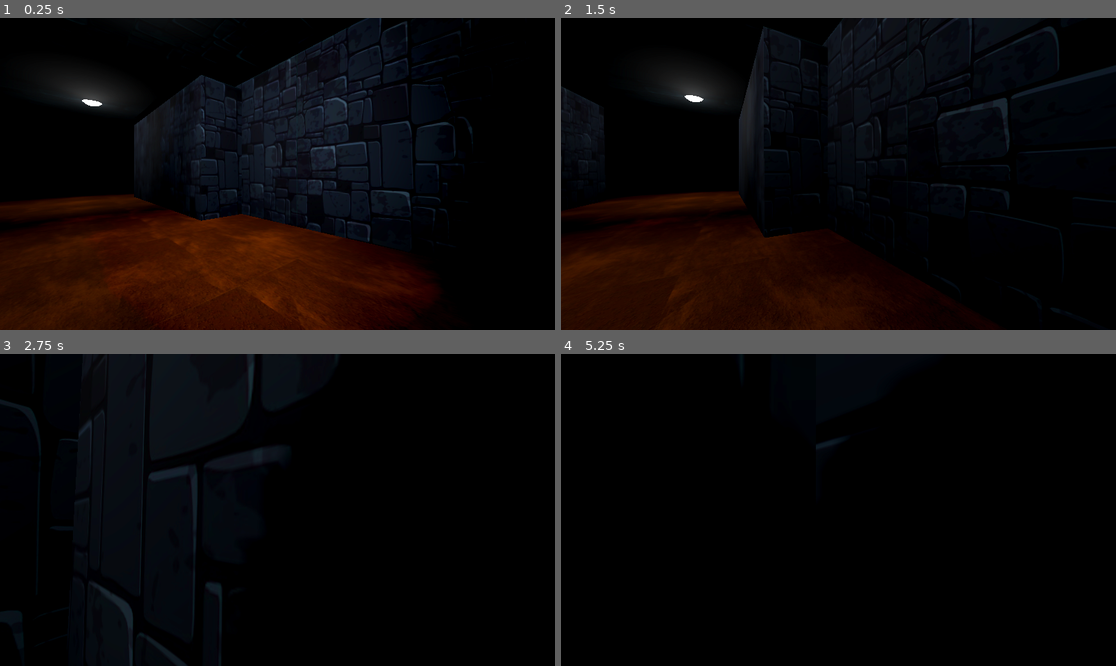
Above: before the commit, frames 1-4 (two rows, left to right).
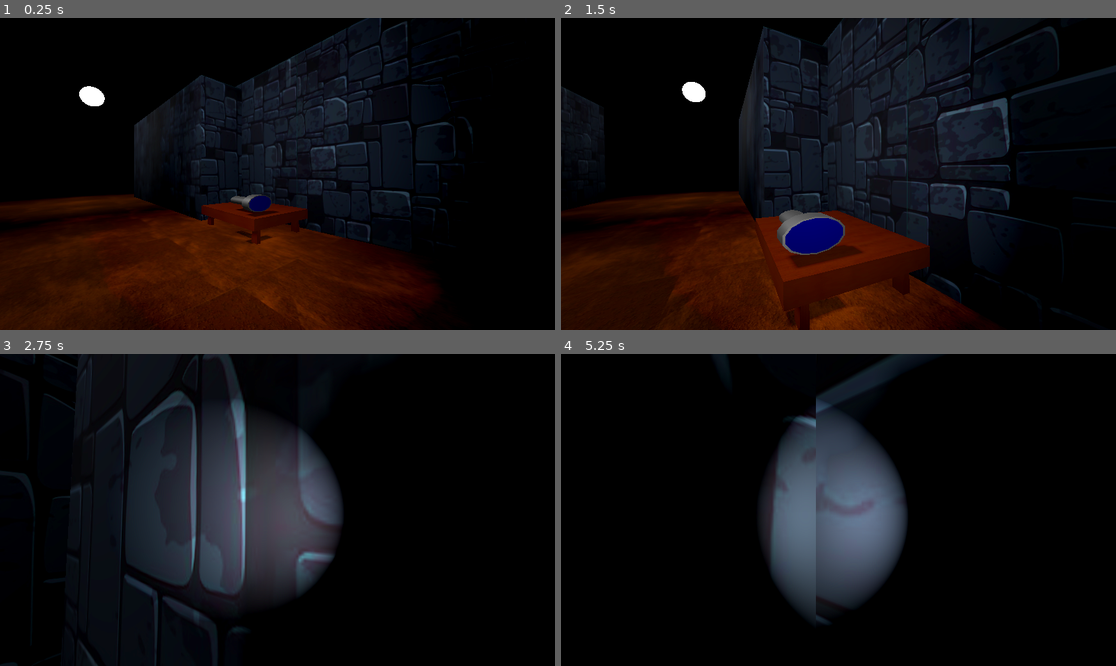
Above: after the commit, the same moments.

Repository: jawda/godot3d
Game: Godot game, scene res://Scenes/level.tscn
The game is run twice, just before and just after one commit, with the same random seed, the same clock (stepped at 60 frames per second) and the same inputs.
Inputs (mouse positions are in pixels of both pictures, inside the frame that each line leads up to):
- Up to frame 1 (0.25 s): no input
- Up to frame 2 (1.5 s): tap Enter (ui_accept) at 0.5, 0.77 s; move the mouse to (866, 174) at 0.52 s; hold W (forward) from 0.53 s (still down); tap F (flashlight) at 0.6 s; tap E (interact, bound only after the commit) at 0.8, 1.35 s; move the mouse to (810, 174) at 1.27 s
- Up to frame 3 (2.75 s): keep holding W (forward); tap Enter (ui_accept) at 1.52 s; tap F (flashlight) at 1.55, 2.1 s; move the mouse to (288, 503) at 2.02 s; tap E (interact, bound only after the commit) at 2.3 s
- Up to frame 4 (5.25 s): keep holding W (forward); move the mouse to (832, 516) at 2.77 s; tap Shift (sprint) at 2.85 s; tap Enter (ui_accept) at 3.02, 3.77, 4.25, 4.52 s; tap F (flashlight) at 3.05, 4.35 s; move the mouse to (877, 513) at 3.52 s; tap E (interact, bound only after the commit) at 3.6, 5.1 s; move the mouse to (794, 506) at 4.27 s; move the mouse to (844, 510) at 5.02 s

The runs differ from the first frame. In frame 1, 2.0% of the frame differs, in the area x 7-56%, y 0-73%; in frame 2, 23%, in the area x 16-83%, y 0-100%; in frame 3, 19%; in frame 4, 14%.

Commit message:
feat: added a flashlight and enabled pickup

Diff:
--- a/horror-game-tutorial/Levels/level_01.tscn
+++ b/horror-game-tutorial/Levels/level_01.tscn
@@ -1,9 +1,11 @@
-[gd_scene load_steps=7 format=3 uid="uid://4ccsn38ngfhh"]
+[gd_scene load_steps=9 format=3 uid="uid://4ccsn38ngfhh"]
 
 [ext_resource type="Material" uid="uid://laihs2r831jt" path="res://Materials/floor.tres" id="1_1cq4g"]
 [ext_resource type="Material" uid="uid://ctcs16nv5ejyl" path="res://Materials/wall.tres" id="2_ocwms"]
 [ext_resource type="Material" uid="uid://b6s06f5wa3mn4" path="res://Materials/ceiling.tres" id="3_pbphk"]
 [ext_resource type="PackedScene" uid="uid://fwcp460e0px6" path="res://Scenes/light.tscn" id="4_5royd"]
+[ext_resource type="PackedScene" uid="uid://cs06s25nyn763" path="res://Scenes/furniture/table.tscn" id="5_pbphk"]
+[ext_resource type="PackedScene" uid="uid://hfj6fq82jj5r" path="res://Scenes/items/flashlight.tscn" id="6_5royd"]
 
 [sub_resource type="BoxShape3D" id="BoxShape3D_51e2h"]
 
@@ -179,6 +181,7 @@
 
 [node name="ceiling" type="StaticBody3D" parent="."]
 transform = Transform3D(40, 0, 0, 0, 1, 0, 0, 0, 60, 0, 6.32216, 0)
+visible = false
 
 [node name="CollisionShape3D" type="CollisionShape3D" parent="ceiling"]
 shape = SubResource("BoxShape3D_51e2h")
@@ -192,3 +195,9 @@
 
 [node name="light2" parent="." instance=ExtResource("4_5royd")]
 transform = Transform3D(1, 0, 0, 0, 1, 0, 0, 0, 1, -2.09084, 6.1242, -11.7803)
+
+[node name="Table" parent="." instance=ExtResource("5_pbphk")]
+transform = Transform3D(0.0236645, 0, 0.99972, 0, 1, 0, -0.99972, 0, 0.0236645, -4.96707, 0.433718, -21.7445)
+
+[node name="Flashlight" parent="." instance=ExtResource("6_5royd")]
+transform = Transform3D(0.724274, 0, 0, 0, 0.396104, 0, 0, 0, 0.410828, -4.44779, 1.34662, -22.1561)
--- /dev/null
+++ b/horror-game-tutorial/Materials/flashlight.tres
@@ -0,0 +1,5 @@
+[gd_resource type="StandardMaterial3D" format=3 uid="uid://bd06no7iwjnbf"]
+
+[resource]
+metallic = 1.0
+roughness = 0.5
--- /dev/null
+++ b/horror-game-tutorial/Materials/flashlight_top.tres
@@ -0,0 +1,5 @@
+[gd_resource type="StandardMaterial3D" format=3 uid="uid://bl4n36ynb0fdh"]
+
+[resource]
+albedo_color = Color(0.0142732, 0.0725308, 0.365047, 1)
+roughness = 0.0
--- /dev/null
+++ b/horror-game-tutorial/Materials/table.tres
@@ -0,0 +1,7 @@
+[gd_resource type="StandardMaterial3D" load_steps=2 format=3 uid="uid://67cyqgdv333w"]
+
+[ext_resource type="Texture2D" uid="uid://oqqggjdld83c" path="res://Textures/wood.jpg" id="1_s4xht"]
+
+[resource]
+albedo_color = Color(0.332308, 0.226445, 0.132057, 1)
+albedo_texture = ExtResource("1_s4xht")
--- /dev/null
+++ b/horror-game-tutorial/Scenes/furniture/table.tscn
@@ -0,0 +1,44 @@
+[gd_scene load_steps=5 format=3 uid="uid://cs06s25nyn763"]
+
+[ext_resource type="Material" uid="uid://67cyqgdv333w" path="res://Materials/table.tres" id="1_ix8et"]
+
+[sub_resource type="BoxShape3D" id="BoxShape3D_qod8c"]
+size = Vector3(3.45844, 1, 1)
+
+[sub_resource type="BoxMesh" id="BoxMesh_ix8et"]
+
+[sub_resource type="CylinderMesh" id="CylinderMesh_4ppvu"]
+radial_segments = 16
+
+[node name="Table" type="Node3D"]
+
+[node name="StaticBody3D" type="StaticBody3D" parent="."]
+
+[node name="CollisionShape3D" type="CollisionShape3D" parent="StaticBody3D"]
+transform = Transform3D(1, 0, 0, 0, 1, 0, 0, 0, 1, -0.0330505, 0, 0)
+shape = SubResource("BoxShape3D_qod8c")
+
+[node name="table_top" type="MeshInstance3D" parent="."]
+transform = Transform3D(2.57768, 0, 0, 0, 0.251142, 0, 0, 0, 1.79463, 0, 0.530896, 0)
+material_override = ExtResource("1_ix8et")
+mesh = SubResource("BoxMesh_ix8et")
+
+[node name="table_leg" type="MeshInstance3D" parent="."]
+transform = Transform3D(0.00505407, -0.100123, -0.0143082, 0, 0.00170263, -0.843545, 0.0998722, 0.00506676, 0.000724073, -1.16279, 0.0809454, 0.662874)
+material_override = ExtResource("1_ix8et")
+mesh = SubResource("CylinderMesh_4ppvu")
+
+[node name="table_leg2" type="MeshInstance3D" parent="."]
+transform = Transform3D(0.0156555, -0.0990149, -0.0141498, 0, 0.00170263, -0.843545, 0.0987669, 0.0156948, 0.00224289, -1.19683, 0.0809454, -0.629297)
+material_override = ExtResource("1_ix8et")
+mesh = SubResource("CylinderMesh_4ppvu")
+
+[node name="table_leg3" type="MeshInstance3D" parent="."]
+transform = Transform3D(-0.00296488, -0.100207, -0.0143202, 5.81693e-12, 0.00170263, -0.843545, 0.0999561, -0.00297232, -0.000424761, 1.06734, 0.0809454, -0.629297)
+material_override = ExtResource("1_ix8et")
+mesh = SubResource("CylinderMesh_4ppvu")
+
+[node name="table_leg4" type="MeshInstance3D" parent="."]
+transform = Transform3D(-0.00296488, -0.100207, -0.0143202, 5.81693e-12, 0.00170263, -0.843545, 0.0999561, -0.00297232, -0.000424761, 1.06734, 0.0809454, 0.673266)
+material_override = ExtResource("1_ix8et")
+mesh = SubResource("CylinderMesh_4ppvu")
--- /dev/null
+++ b/horror-game-tutorial/Scenes/items/flashlight.tscn
@@ -0,0 +1,33 @@
+[gd_scene load_steps=6 format=3 uid="uid://hfj6fq82jj5r"]
+
+[ext_resource type="Script" uid="uid://dsk3ot02dix87" path="res://Scripts/pickup_flashlight.gd" id="1_l88qb"]
+[ext_resource type="Material" uid="uid://bd06no7iwjnbf" path="res://Materials/flashlight.tres" id="2_yw6fp"]
+[ext_resource type="Material" uid="uid://bl4n36ynb0fdh" path="res://Materials/flashlight_top.tres" id="3_6xfka"]
+
+[sub_resource type="CylinderMesh" id="CylinderMesh_l702n"]
+radial_segments = 14
+
+[sub_resource type="BoxShape3D" id="BoxShape3D_ok58o"]
+size = Vector3(1, 1, 1.25684)
+
+[node name="Flashlight" type="StaticBody3D"]
+script = ExtResource("1_l88qb")
+
+[node name="MeshInstance3D" type="MeshInstance3D" parent="."]
+transform = Transform3D(0.5, 0, 0, 0, -4.37114e-08, -0.5, 0, 1, -2.18557e-08, 0, 0, 0)
+material_override = ExtResource("2_yw6fp")
+mesh = SubResource("CylinderMesh_l702n")
+
+[node name="MeshInstance3D2" type="MeshInstance3D" parent="."]
+transform = Transform3D(1, 0, 0, 0, -1.272e-08, -1, 0, 0.291, -4.37114e-08, 0, 0, -1.12687)
+material_override = ExtResource("2_yw6fp")
+mesh = SubResource("CylinderMesh_l702n")
+
+[node name="MeshInstance3D3" type="MeshInstance3D" parent="."]
+transform = Transform3D(0.915923, 0, 0, 0, -2.25716e-09, -0.924427, 0, 0.0516378, -4.0408e-08, 0, 0, -1.37188)
+material_override = ExtResource("3_6xfka")
+mesh = SubResource("CylinderMesh_l702n")
+
+[node name="CollisionShape3D" type="CollisionShape3D" parent="."]
+transform = Transform3D(1, 0, 0, 0, 1, 0, 0, 0, 1.91505, 0, 0, -0.245927)
+shape = SubResource("BoxShape3D_ok58o")
--- a/horror-game-tutorial/Scenes/player.tscn
+++ b/horror-game-tutorial/Scenes/player.tscn
@@ -1,8 +1,9 @@
-[gd_scene load_steps=6 format=3 uid="uid://bgytwesr5fv0m"]
+[gd_scene load_steps=7 format=3 uid="uid://bgytwesr5fv0m"]
 
 [ext_resource type="Script" uid="uid://cm8vhfejls74d" path="res://Scripts/player.gd" id="1_v0iea"]
 [ext_resource type="Script" uid="uid://5afkv30myg7w" path="res://Scripts/camera.gd" id="2_cvnsp"]
 [ext_resource type="Script" uid="uid://cjr46nppnweyr" path="res://Scripts/flashlight.gd" id="3_6t5aa"]
+[ext_resource type="Script" uid="uid://83tw4e1nduqt" path="res://Scripts/raycast.gd" id="4_vgqql"]
 
 [sub_resource type="CapsuleShape3D" id="CapsuleShape3D_f60y1"]
 
@@ -30,3 +31,7 @@
 
 [node name="Camera3D" type="Camera3D" parent="head"]
 transform = Transform3D(1, 0, 0, 0, 1, 0, 0, 0, 1, 0, 0, -0.189)
+
+[node name="RayCast3D" type="RayCast3D" parent="head"]
+transform = Transform3D(1.64, 0, 0, 0, -7.16867e-08, -1.64, 0, 1.64, -7.16867e-08, 0, -0.565427, 0)
+script = ExtResource("4_vgqql")
--- a/horror-game-tutorial/Scenes/ui.tscn
+++ b/horror-game-tutorial/Scenes/ui.tscn
@@ -27,3 +27,13 @@
 max_value = 1.0
 step = 0.0
 value = 1.0
+
+[node name="interact_text" type="RichTextLabel" parent="."]
+visible = false
+layout_mode = 0
+offset_left = 17.0
+offset_top = 17.0
+offset_right = 348.0
+offset_bottom = 103.0
+theme_override_font_sizes/normal_font_size = 40
+text = "[E] Interact"
--- a/horror-game-tutorial/Scripts/flashlight.gd
+++ b/horror-game-tutorial/Scripts/flashlight.gd
@@ -1,8 +1,9 @@
 extends SpotLight3D
 
+var picked_up = false
 
 # Called every frame. 'delta' is the elapsed time since the previous frame.
 func _process(_delta: float) -> void:
-	if Input.is_action_just_pressed("flashlight"):
+	if Input.is_action_just_pressed("flashlight") && picked_up == true:
 		visible = !visible
 	pass
--- /dev/null
+++ b/horror-game-tutorial/Scripts/pickup_flashlight.gd
@@ -0,0 +1,12 @@
+extends StaticBody3D
+
+var flashlight
+
+func _ready() -> void:
+	flashlight = get_node("/root/" + get_tree().current_scene.name + "/Player/head/flashlight")
+	pass
+
+func interact():
+	flashlight.picked_up = true
+	queue_free()
+	pass
--- /dev/null
+++ b/horror-game-tutorial/Scripts/raycast.gd
@@ -0,0 +1,24 @@
+extends RayCast3D
+
+var int_text
+
+func _ready() -> void:
+	int_text = get_node("/root/" + get_tree().current_scene.name + "/UI/interact_text")
+
+
+# Called every frame. 'delta' is the elapsed time since the previous frame.
+func _process(delta: float) -> void:
+
+
+	if is_colliding():
+		print("colliding")
+		var hit = get_collider()
+		if hit.has_method("interact"):
+			int_text.visible = true
+			if Input.is_action_just_pressed("interact"):
+				hit.interact()
+		else:
+			int_text.visible = false
+	else:
+			int_text.visible = false
+	pass
--- a/horror-game-tutorial/project.godot
+++ b/horror-game-tutorial/project.godot
@@ -52,3 +52,8 @@
 "events": [Object(InputEventKey,"resource_local_to_scene":false,"resource_name":"","device":-1,"window_id":0,"alt_press …(195 unchanged characters)…
 ]
 }
+interact={
+"deadzone": 0.2,
+"events": [Object(InputEventKey,"resource_local_to_scene":false,"resource_name":"","device":-1,"window_id":0,"alt_pressed":false,"shift_pressed":false,"ctrl_pressed":false,"meta_pressed":false,"pressed":false,"keycode":0,"physical_keycode":69,"key_label":0,"unicode":101,"location":0,"echo":false,"script":null)
+]
+}
Not shown, added: horror-game-tutorial/Scripts/pickup_flashlight.gd.uid
Not shown, added: horror-game-tutorial/Scripts/raycast.gd.uid
Binary file added: horror-game-tutorial/Textures/wood.jpg
Not shown, added: horror-game-tutorial/Textures/wood.jpg.import
